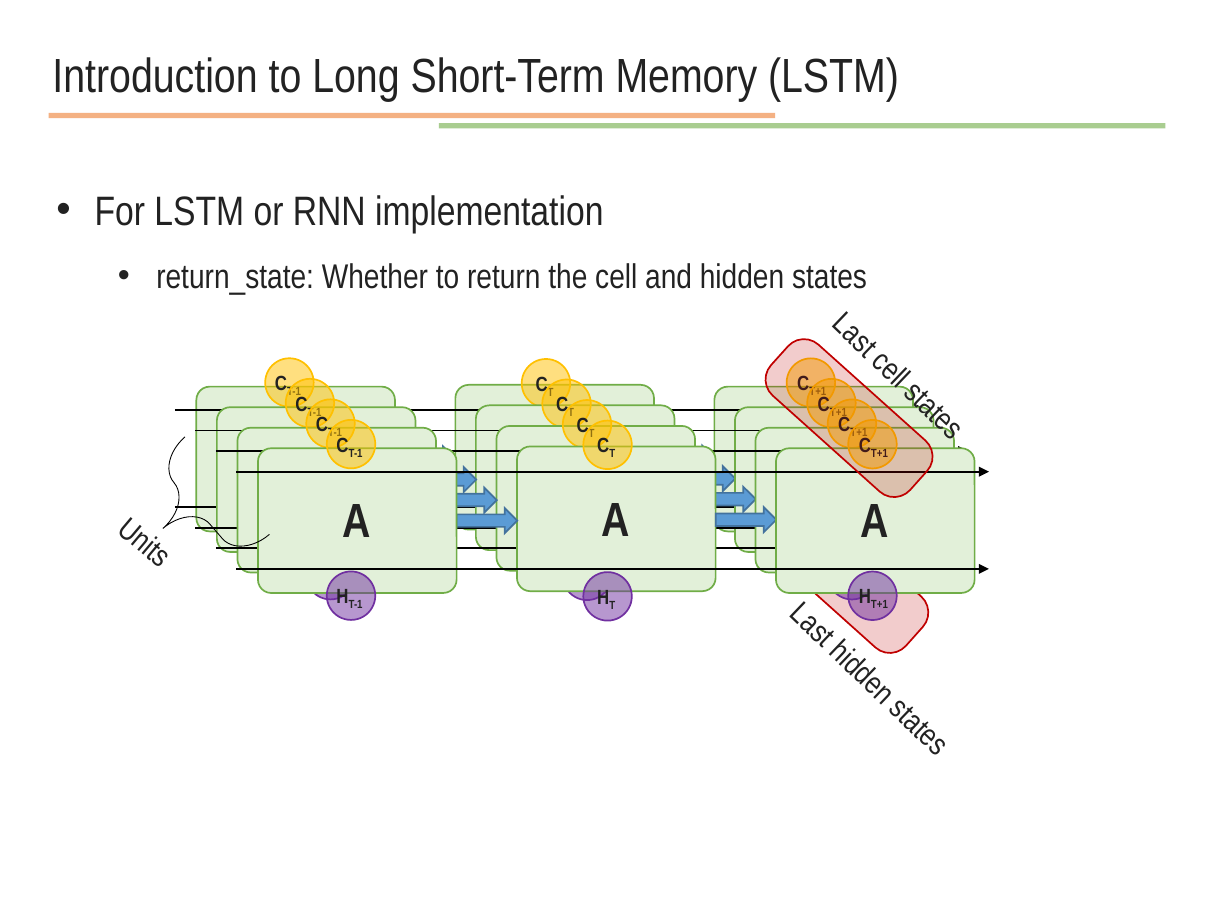
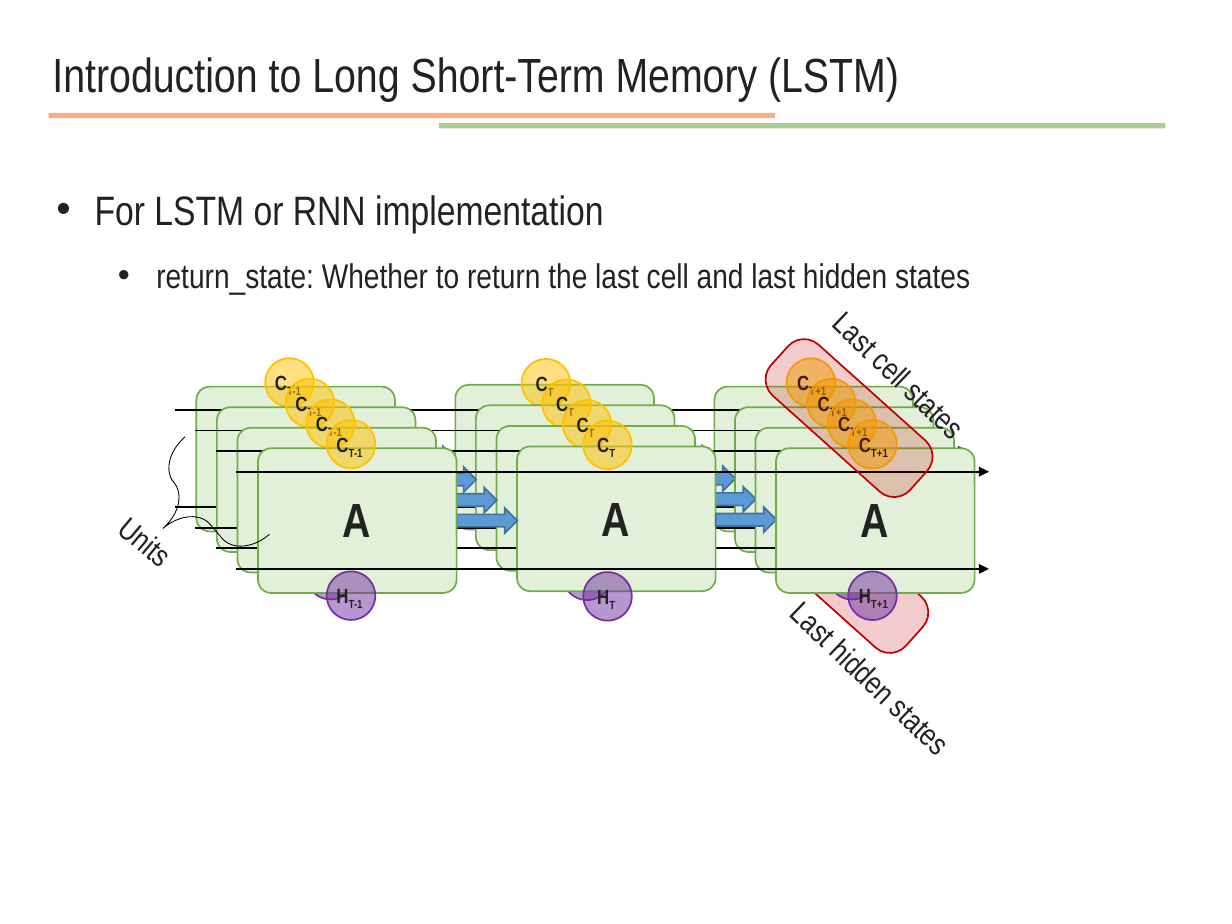
Before and after one commit to JunetaeKim/DeepLearningClass, a slide deck: slide 34 of Week13/week13 time series and sequential data.pptx. Drawn at 1232x924 pixels with LibreOffice and Linux fonts; fonts in the diff are those of the drawing. Boxes give left, top, right and bottom in pixels: in the first picture for what was removed or moved away, otherwise in the second. Text is boxed around its words. In the diff, an @@ line names an element or a change of style, - is before the commit and + after.

```diff
--- a/Week13/week13 time series and sequential data.pptx
+++ b/Week13/week13 time series and sequential data.pptx
@@ text at [156, 263, 970, 295]: text changed @@
-  • return_state: Whether to return the cell and hidden states
+  • return_state: Whether to return the last cell and last hidden states
```
Also in this commit, not shown: 6 other slides changed.
